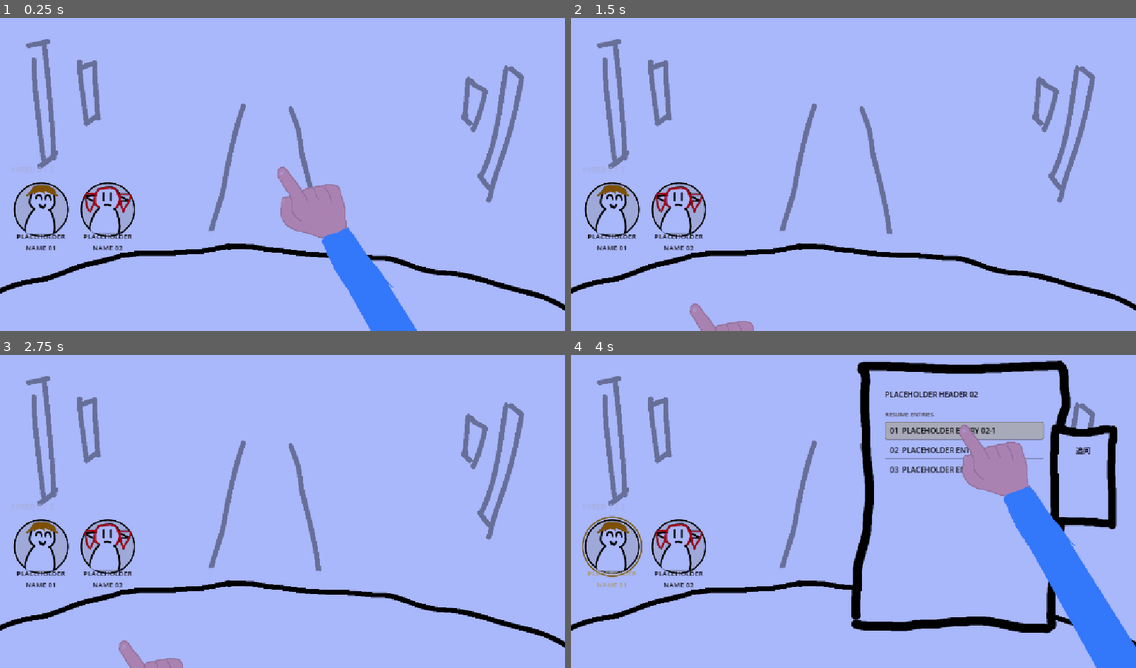
Above: before the commit, frames 1-4 (two rows, left to right).
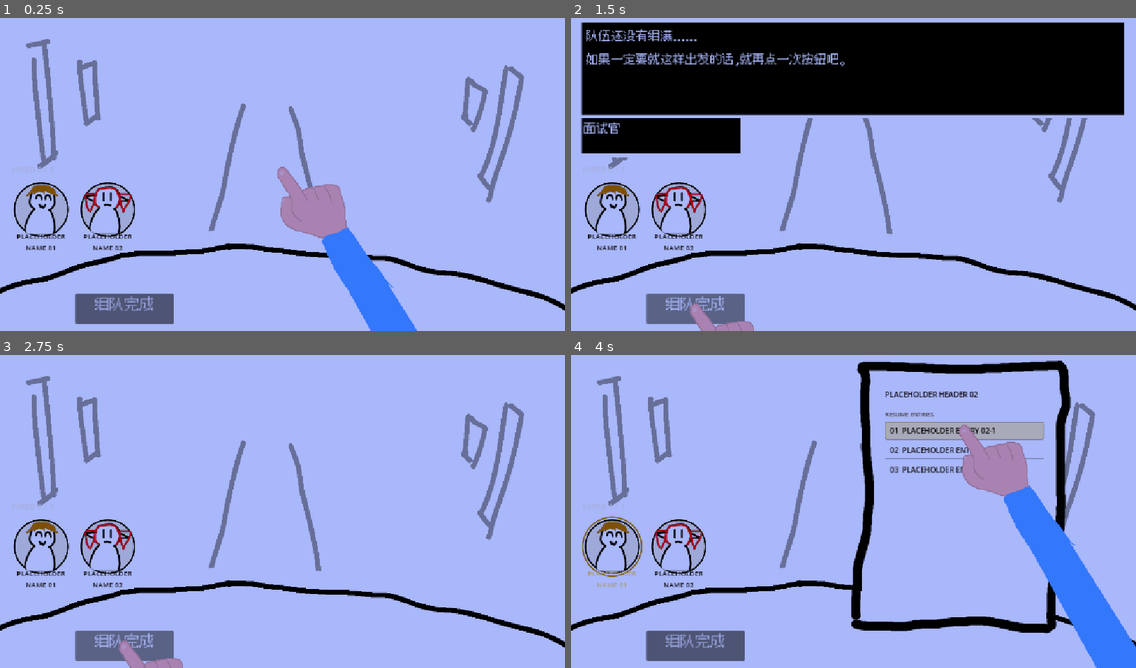
Above: after the commit, the same moments.

Repository: Dilute-l/projectYuusha
Game: Godot game, scene res://scenes/day/team_builder/team_builder.tscn
The game is run twice, just before and just after one commit, with the same random seed, the same clock (stepped at 60 frames per second) and the same inputs. This scene is started directly instead of the project's main scene.
Inputs (mouse positions are in pixels of both pictures, inside the frame that each line leads up to):
- Up to frame 1 (0.25 s): no input
- Up to frame 2 (1.5 s): click (695, 309) at 0.5 s, where only the run after the commit has a clickable "组队完成"; click (695, 309) at 1.25 s, where only the run after the commit has a clickable "组队完成"
- Up to frame 3 (2.75 s): click (124, 646) at 2 s, where only the run after the commit has a clickable "组队完成"
- Up to frame 4 (4 s): tap Enter at 2.75 s; drag from (610, 555) to (910, 439) at 2.77 s; click "01 PLACEHOLDER ENTRY 02-1" at 3.5 s

The runs differ from the first frame. In frame 1, 1.7% of the frame differs, in the area x 13-31%, y 88-98%; in frame 2, 33%, in the area x 1-98%, y 1-98%; in frame 3, 1.5%; in frame 4, 3.7%.

Commit message:
完善组队页，并修掉切阶段时鼠标跑出来的问题

Diff:
--- a/data/candidates/c_0001.tres
+++ b/data/candidates/c_0001.tres
@@ -1,9 +1,9 @@
-[gd_resource type="Resource" script_class="CandidateResource" format=3]
+[gd_resource type="Resource" script_class="CandidateResource" format=3 uid="uid://bxefm6k8tg5mj"]
 
-[ext_resource type="Resource" path="res://data/jobs/fighter.tres" id="1_t5hr5"]
-[ext_resource type="Script" path="res://scripts/resources/resume_entry.gd" id="2_03i2x"]
-[ext_resource type="Script" path="res://scripts/resources/candidate_resource.gd" id="3_uhahd"]
-[ext_resource type="Script" path="res://scripts/resources/trait_def.gd" id="4_c5buv"]
+[ext_resource type="Resource" uid="uid://4god4uyebf7b" path="res://data/jobs/fighter.tres" id="1_t5hr5"]
+[ext_resource type="Script" uid="uid://dt1320p3shkn3" path="res://scripts/resources/resume_entry.gd" id="2_03i2x"]
+[ext_resource type="Script" uid="uid://b6hdx75y270ce" path="res://scripts/resources/candidate_resource.gd" id="3_uhahd"]
+[ext_resource type="Script" uid="uid://cehp2g45qfcng" path="res://scripts/resources/trait_def.gd" id="4_c5buv"]
 [ext_resource type="Resource" path="res://data/traits/hot_blooded.tres" id="5_jqw4j"]
 [ext_resource type="Resource" path="res://data/traits/greedy.tres" id="6_6pftd"]
 
--- a/data/candidates/c_0002.tres
+++ b/data/candidates/c_0002.tres
@@ -1,9 +1,9 @@
-[gd_resource type="Resource" script_class="CandidateResource" format=3]
+[gd_resource type="Resource" script_class="CandidateResource" format=3 uid="uid://bcgnfso0nibhj"]
 
-[ext_resource type="Resource" path="res://data/jobs/mage.tres" id="1_cq7tv"]
-[ext_resource type="Script" path="res://scripts/resources/resume_entry.gd" id="2_niqee"]
-[ext_resource type="Script" path="res://scripts/resources/candidate_resource.gd" id="3_v1fib"]
-[ext_resource type="Script" path="res://scripts/resources/trait_def.gd" id="4_y71v0"]
+[ext_resource type="Resource" uid="uid://dfs1p8h23prax" path="res://data/jobs/mage.tres" id="1_cq7tv"]
+[ext_resource type="Script" uid="uid://dt1320p3shkn3" path="res://scripts/resources/resume_entry.gd" id="2_niqee"]
+[ext_resource type="Script" uid="uid://b6hdx75y270ce" path="res://scripts/resources/candidate_resource.gd" id="3_v1fib"]
+[ext_resource type="Script" uid="uid://cehp2g45qfcng" path="res://scripts/resources/trait_def.gd" id="4_y71v0"]
 [ext_resource type="Resource" path="res://data/traits/calm.tres" id="5_lsk4f"]
 
 [sub_resource type="Resource" id="Resource_lt04f"]
--- a/data/days/day_01.tres
+++ b/data/days/day_01.tres
@@ -1,9 +1,9 @@
-[gd_resource type="Resource" script_class="DayConfig" format=3]
+[gd_resource type="Resource" script_class="DayConfig" format=3 uid="uid://crs8vnn57p4gy"]
 
-[ext_resource type="Script" path="res://scripts/resources/candidate_resource.gd" id="1_bn2or"]
-[ext_resource type="Resource" path="res://data/candidates/c_0001.tres" id="2_2bme4"]
-[ext_resource type="Resource" path="res://data/candidates/c_0002.tres" id="3_qx7fi"]
-[ext_resource type="Script" path="res://scripts/resources/day_config.gd" id="4_85kq1"]
+[ext_resource type="Script" uid="uid://b6hdx75y270ce" path="res://scripts/resources/candidate_resource.gd" id="1_bn2or"]
+[ext_resource type="Resource" uid="uid://bxefm6k8tg5mj" path="res://data/candidates/c_0001.tres" id="2_2bme4"]
+[ext_resource type="Resource" uid="uid://bcgnfso0nibhj" path="res://data/candidates/c_0002.tres" id="3_qx7fi"]
+[ext_resource type="Script" uid="uid://cdc3hqvgn7pk2" path="res://scripts/resources/day_config.gd" id="4_85kq1"]
 
 [resource]
 script = ExtResource("4_85kq1")
--- a/data/dialogue.json
+++ b/data/dialogue.json
@@ -64,5 +64,8 @@
   ],
 	"day-1_driver":[
 	{ "speaker_name": "车夫", "text": "恰拉拉，我还不会说话。\nif you see this means something goes wrong" }
+  ],
+	"team_not_full":[
+	{ "speaker_name": "面试官", "text": "队伍还没有组满……\n如果一定要就这样出发的话，就再点一次按钮吧。" }
   ]
 }
--- a/project.godot
+++ b/project.godot
@@ -29,7 +29,6 @@
 [display]
 
 window/stretch/mode="canvas_items"
-window/stretch/aspect="expand"
 
 [editor_plugins]
 
--- a/scenes/common/haohan.gd
+++ b/scenes/common/haohan.gd
@@ -12,14 +12,33 @@
 
 @onready var _hand: Sprite2D = get_node_or_null("Hand")
 
+## 当前在树上的 haohan 数量。
+##
+## 为什么要计数：切换阶段场景走的是 `queue_free()` + `add_child()`，而 queue_free 是
+## **延迟**释放的 —— 本帧旧场景还挂在树上。于是时序变成：
+##
+##     新场景 _ready()   → 藏起系统光标（CONFINED_HIDDEN）
+##     —— 帧末 ——
+##     旧场景真正退场     → _exit_tree() → 又恢复成 VISIBLE
+##
+## 结果就是「一跳阶段，鼠标从隐藏+限制变回显示+不限制」。
+## 有了计数：只要有任何一个 haohan 还活着就不恢复光标，**最后一个走了才恢复** ——
+## 回菜单 / 结局那种需要真光标的场合（ending.tscn 里没有手）本来就该恢复。
+static var _live_count: int = 0
+
 
 func _ready() -> void:
+	_live_count += 1
 	# 隐藏系统光标，并限制在窗口内，避免手跑出窗口卡住
 	Input.set_mouse_mode(Input.MOUSE_MODE_CONFINED_HIDDEN)
 
 
 func _exit_tree() -> void:
-	# 手被移除时恢复光标，否则回到菜单会没有光标点不了按钮
+	_live_count = maxi(_live_count - 1, 0)
+	if _live_count > 0:
+		# 还有别的手在（通常就是刚挂上来的那个新场景）：别把系统光标放出来
+		return
+	# 手全没了：恢复光标，否则回到菜单会没有光标点不了按钮
 	Input.set_mouse_mode(Input.MOUSE_MODE_VISIBLE)
 
 
--- a/scenes/day/day_loop.gd
+++ b/scenes/day/day_loop.gd
@@ -160,6 +160,16 @@
 
 func _clear_phase_instance() -> void:
 	if _phase_instance != null:
+		# 先断开「进入阶段」的全局广播，再释放。
+		#
+		# queue_free() 是**延迟**释放的：本帧它还在树上，day_phase_entered 一发它照样收到 ——
+		# 而那时它读到的状态已经是「下一天 / 下一个阶段」的了。
+		# 表现之一是每天换天时那条「当天的战报还没生成」警告；更值得担心的是
+		# 退场中的场景会把 set_phase() 里的一次性动作照做一遍（播对话、重置计数，
+		# 甚至 _defer_phase_finished），理论上能多推一个阶段。
+		var cb := Callable(_phase_instance, "set_phase")
+		if EventBus.day_phase_entered.is_connected(cb):
+			EventBus.day_phase_entered.disconnect(cb)
 		_phase_instance.queue_free()
 		_phase_instance = null
 	_phase_scene_key = &""
--- a/scenes/day/day_loop.tscn
+++ b/scenes/day/day_loop.tscn
@@ -5,8 +5,11 @@
 [node name="DayLoop" type="Node" unique_id=539264072]
 script = ExtResource("1_yek01")
 
+[node name="PhaseContainer" type="Node" parent="." unique_id=1689580800]
+
 [node name="FlowHud" type="CanvasLayer" parent="." unique_id=942022579]
 layer = 10
+visible = false
 
 [node name="Hud" type="Control" parent="FlowHud" unique_id=616640023]
 layout_mode = 3
@@ -23,6 +26,8 @@
 anchors_preset = 15
 anchor_right = 1.0
 anchor_bottom = 1.0
+grow_horizontal = 2
+grow_vertical = 2
 mouse_filter = 2
 color = Color(0.06, 0.06, 0.09, 0.75)
 
@@ -70,5 +75,3 @@
 [node name="NextButton" type="Button" parent="FlowHud/Hud/Margin/Layout" unique_id=1311675672]
 layout_mode = 2
 text = "Continue  >"
-
-[node name="PhaseContainer" type="Node" parent="." unique_id=1689580800]
--- a/scenes/day/interview/resume/resume.gd
+++ b/scenes/day/interview/resume/resume.gd
@@ -28,6 +28,13 @@
 
 ## 当前铺在纸上的那位候选人；null = 纸是空的
 var _candidate: CandidateResource = null
+
+## 点词条时是否弹出「追问」菜单。
+##
+## interview 里要弹（追问是面试的核心玩法）；team_builder 复用同一张简历，
+## 那边只是「翻一下看看」，不该冒出追问入口 —— 由调用方关掉（见 team_builder.gd）。
+## 默认 true = 保持 interview 现有的行为，谁要关谁自己关。
+@export var token_menu_enabled: bool = true
 
 
 func _ready() -> void:
@@ -132,6 +139,10 @@
 ## 点了某一条词条 → 在它旁边弹出菜单（§6.2 的第一步）。
 ## 菜单里那个「追问」的后续见 _on_ask_requested。
 func _on_token_selected(entry_index: int) -> void:
+	# 关掉追问入口的场合（team_builder）：点词条什么也不发生。
+	# 词条本身仍然可点、悬停高亮照旧，只是不弹菜单。
+	if not token_menu_enabled:
+		return
 	var token := _token_list.get_child(entry_index) as Control
 	if token == null or not token.visible:
 		return
@@ -144,6 +155,9 @@
 ## 这不是洁癖 —— `resume.tscn` 在 `team_builder.tscn` 里也被复用（组队时要翻简历），
 ## 那边根本没有 Dialoguer，所以这里不能去 `get_node("../Dialoguer")`。
 func _on_ask_requested(entry_index: int) -> void:
+	# 入口关掉时这里也不该有动作：菜单虽然弹不出来，但别留后门
+	if not token_menu_enabled:
+		return
 	# 先收菜单：菜单只有巴掌大，留着会和对话框叠在一起
 	_token_menu.close()
 
--- a/scenes/day/interview/resume/resume_token_menu.gd
+++ b/scenes/day/interview/resume/resume_token_menu.gd
@@ -11,8 +11,11 @@
 ## 1) 面板**按纹理原生尺寸摆，不拉伸**。手绘边框拉变形会很难看；窗口缩放这件事
 ##    由 project.godot 的 stretch/mode=canvas_items 统一负责，不需要在这里再缩一遍。
 ## 2) 位置不是写死的：open_for() 现算词条的 global rect 再摆；
-##    aspect=expand 下画布会随窗口比例变大变小，所以还监听 viewport 的 size_changed
-##    重算一次 —— 先贴右边，右边放不下翻到左边，最后整体夹进画布，任何尺寸都不被切掉。
+##    还监听 viewport 的 size_changed 重算一次 —— 先贴右边，右边放不下翻到左边，
+##    最后整体夹进画布，任何尺寸都不被切掉。
+##    注意：主画布在 project.godot 的 aspect=keep 下恒为 1152×648、不随窗口变，
+##    所以这条路径平时不会触发；但 tools/smoke_resume_menu.gd 用 SubViewport
+##    自己造不同尺寸的画布，靠的就是它 —— 别删。
 
 ## 「追问」被点击，由 resume.gd 订阅后广播 resume_entry_asked（§10.7）。
 signal ask_requested(entry_index: int)
@@ -47,7 +50,9 @@
 	visible = false
 	if not _ask_button.pressed.is_connected(_on_ask_pressed):
 		_ask_button.pressed.connect(_on_ask_pressed)
-	# 画布尺寸变化（aspect=expand 下窗口比例一变画布就会变大）后重新摆一次
+	# 画布尺寸变化后重新摆一次。
+	# 主画布在 aspect=keep 下恒为 1152×648、不随窗口变，所以平时不会触发；
+	# tools/smoke_resume_menu.gd 用 SubViewport 造不同尺寸的画布，走的就是这条。
 	var vp := get_viewport()
 	if vp != null and not vp.size_changed.is_connected(_reposition):
 		vp.size_changed.connect(_reposition)
--- a/scenes/day/team_builder/candidate.gd
+++ b/scenes/day/team_builder/candidate.gd
@@ -42,11 +42,19 @@
 const NAME_COLOR := Color(0.12, 0.1, 0.09, 1)
 const NAME_HIRED_COLOR := Color(0.99, 0.85, 0.5, 1)
 
+## 锁住时的整体压暗（modulate 是**乘**上去的，所以看起来是"褪色 + 变暗"）。
+## 用 modulate 而不是逐处改颜色：一处生效、头像和名字一起变暗，也不用动 _draw()。
+const LOCKED_MODULATE := Color(0.52, 0.52, 0.58, 0.8)
+
 ## 本条目对应的候选人（null = 空条目，什么也不画）
 var candidate: CandidateResource = null
 
 ## 是否已被标记为录用（标记的**真身**在 GameState.current_team，这里只是显示状态）
 var hired: bool = false
+
+## 是否「现在点不了」（名额已满、且本条又还没被选中）。
+## 判定不是这里做的：上层用 TeamValidator 算完传进来（§0：表现层不写规则）。
+var locked: bool = false
 
 ## 鼠标是否停在本条目上
 var _hovered: bool = false
@@ -87,6 +95,21 @@
 	return hired
 
 
+## 显示层标记「现在点不了」。**不写 GameState**，也不改变 hired。
+##
+## 锁住时：整块压暗 + 左键不再发 toggled。悬停**照旧有效** ——
+## 玩家还得能把这一位的简历翻出来看，才谈得上决定换谁。
+func set_locked(value: bool) -> void:
+	if locked == value:
+		return
+	locked = value
+	modulate = LOCKED_MODULATE if locked else Color(1, 1, 1, 1)
+
+
+func is_locked() -> bool:
+	return locked
+
+
 ## 当前头像贴图（没有候选人时为 null）。测试与调试用。
 func avatar_texture() -> Texture2D:
 	return _avatar.texture if _avatar != null else null
@@ -126,7 +149,12 @@
 
 ## 左键点一下 = 标记录用 / 再点一下撤销。
 ## 只认左键：右键、滚轮一概不响应（否则误触会把人选上又撤掉）。
+##
+## 锁住时直接不给出去：规则层（TeamValidator）也会拦住同一次点击，
+## 但"点不动"应该在这儿就表达出来，而不是让玩家点了没反应。
 func _gui_input(event: InputEvent) -> void:
+	if locked:
+		return
 	if event is InputEventMouseButton:
 		var button := event as InputEventMouseButton
 		if button.pressed and button.button_index == MOUSE_BUTTON_LEFT:
--- a/scenes/day/team_builder/team_builder.gd
+++ b/scenes/day/team_builder/team_builder.gd
@@ -11,6 +11,7 @@
 ##   名单   → GameState.current_candidates（data/days/day_XX.tres 写死的当日名单）
 ##   悬停   → 把这一位的简历铺到右半边（和面试同一个数据入口 Resume.set_candidate）
 ##   左键   → 在 GameState.current_team 里加上这一位；再点一次 = 从名单里去掉（撤销）
+##   名额   → 能不能加由 scripts/core/team/team_validator.gd 判定（§0：规则不在表现层）
 ##
 ## 「谁被录用了」是 GameState 的状态，不是 UI 的状态：本脚本只负责把名单同步给界面，
 ## 以及把界面的两个信号翻译成状态变更。§6 那些数值 / 相性规则一条都不在这里。
@@ -21,10 +22,22 @@
 
 @onready var _ui: TeamBuilderUI = get_node_or_null("TeamBuilderUI") as TeamBuilderUI
 @onready var _resume: Resume = get_node_or_null("Resume") as Resume
+@onready var _dialoguer: Dialoguer = get_node_or_null("Dialoguer") as Dialoguer
+
+## 「队伍没满，真的要走吗？」已经问过一次了 —— 再点一次就出发。
+##
+## 与 main_menu.gd 的 _exit_confirming 是同一个模式：**第一次点只提醒，第二次点才执行**。
+## 区别是它那里鼠标移出按钮就撤销（退出是破坏性操作，防误触）；
+## 这里改成「**改了队伍**才撤销」—— 因为要撤销的是「刚才那份名单确定要走吗」这个问题，
+## 名单一变，问题本身就作废了。而且鼠标移出就撤销会和"再点一次"天然打架
+## （要再点一次，鼠标难免要动）。
+var _confirming_incomplete := false
 
 
 func set_phase(new_phase: int) -> void:
 	_phase = new_phase
+	# 换阶段 = 上一次那个「确定要走吗」作废
+	_cancel_incomplete_confirm()
 
 
 func _ready() -> void:
@@ -40,6 +53,12 @@
 	elif GameState.current_candidates.is_empty():
 		GameState.load_day_candidates()
 
+	# 这里是「翻简历」，不是「面试」：resume.tscn 被复用过来，但点词条不该冒出
+	# 「追问」菜单 —— 追问是面试阶段才有的动作（见 resume.gd 的 token_menu_enabled）。
+	# 也可以改成在 team_builder.tscn 的 Resume 实例上覆盖这个 export，写在代码里更不容易漏。
+	if _resume != null:
+		_resume.token_menu_enabled = false
+
 	_wire_ui()
 	_refresh()
 
@@ -59,7 +78,7 @@
 		_ui.candidate_toggled.connect(_on_candidate_toggled)
 	_ui.set_slots(_today_slots())
 	_ui.set_candidates(GameState.current_candidates)
-	_ui.set_hired_ids(GameState.get_current_team())
+	_push_team_to_ui()
 
 
 ## 当日名额，来自 data/days/day_XX.tres 的 slots；数据没填就返回 0（表头只报人数）
@@ -68,6 +87,16 @@
 	return config.slots if config != null else 0
 
 
+## 把队伍状态推给界面：谁被选中 + 名额满了没有。
+## 「满没满」交给 TeamValidator 判，界面只负责画（§0）。
+func _push_team_to_ui() -> void:
+	if _ui == null:
+		return
+	var team := GameState.get_current_team()
+	_ui.set_hired_ids(team)
+	_ui.set_team_full(TeamValidator.is_full(team, _today_slots()))
+
+
 ## 一进组队，右半边是空的：还没悬停过任何一位（§12：鼠标移上去才展示）。
 func _refresh() -> void:
 	if _resume == null:
@@ -97,19 +126,33 @@
 ## 左键点一位：没在队里就加进去（标记为录用），已在队里就拿出来（撤销）。
 ##
 ## 真身是 GameState.current_team（§2：本日过程量，不入存档），这里只是在改它。
+## 「还能不能再加一位」是规则，问 TeamValidator。
 func _on_candidate_toggled(candidate: CandidateResource) -> void:
 	if candidate == null:
 		return
 
+	# 队伍一改，「刚才那份名单确定要走吗」这个问题就作废了
+	_cancel_incomplete_confirm()
+
+	var slots := _today_slots()
 	var team := GameState.get_current_team()
+
 	if team.has(candidate.id):
+		# 撤销**永远**允许 —— 否则满员之后玩家就换不了人了
 		team.erase(candidate.id)
 	else:
+		var verdict := TeamValidator.can_add(team, slots, candidate.id)
+		if not bool(verdict.get("ok", false)):
+			var reason := StringName(verdict.get("reason", &""))
+			# 「满了」是玩家看得见的正常状态（头像已经变灰），不必刷警告；
+			# 另外两种说明调用方出了问题 —— 要响，不要吞。
+			if reason != TeamValidator.REASON_FULL:
+				push_warning("[TeamBuilder] %s 加不进队伍：%s" % [candidate.id, reason])
+			return
 		team.append(candidate.id)
+
 	GameState.set_current_team(team)
-
-	if _ui != null:
-		_ui.set_hired_ids(team)
+	_push_team_to_ui()
 
 	# 点一下也把这位的简历铺上：正常路径下悬停已经铺过了，
 	# 但「没悬停就点到」（键盘 / 脚本 / 手速）这条路径也说得通。
@@ -119,3 +162,66 @@
 ## 当前被标记为录用的 id（= GameState.current_team 的快照）。调试 / 测试用。
 func hired_ids() -> Array[StringName]:
 	return GameState.get_current_team()
+
+
+# ---------------------------------------------------------------------------
+# 出发
+# ---------------------------------------------------------------------------
+
+
+## 玩家点了「组队完成」。
+##
+##   队伍**已满**   → 立刻出发
+##   队伍**没满**   → 先播 team_not_full 提醒，**再点一次**才出发（同主菜单退出按钮）
+##   当天没有名额数据 → 也直接出发（数据没填是开发期问题，不该变成玩家的疑问）
+##
+## 注意第二下的实际路径：提醒对话开着时，Dialoguer 会吃掉左键（dialoguer.gd 的 _input），
+## 所以玩家得先把这段对话点完收起来，那一下才会真的落到按钮上 —— 主菜单的退出按钮同理。
+func _on_confirm_pressed() -> void:
+	if _confirming_incomplete:
+		_depart()
+		return
+
+	var slots := _today_slots()
+	if not TeamValidator.has_quota(slots) or _is_team_full():
+		_depart()
+		return
+
+	_confirming_incomplete = true
+	if not _play_dialogue("team_not_full"):
+		# 提醒文案缺失 / 没有对话框 —— 不能因此把玩家卡在这里
+		push_warning("[TeamBuilder] team_not_full 播不出来，直接出发")
+		_depart()
+
+
+## 今日队伍是否已满。判定在 TeamValidator（§0），这里只负责把数据凑齐。
+func _is_team_full() -> bool:
+	return TeamValidator.is_full(GameState.get_current_team(), _today_slots())
+
+
+## 真的出发：报告本阶段结束，换阶段 / 换天 / 进结局由 day_loop 问 DayDirector 决定。
+func _depart() -> void:
+	_confirming_incomplete = false
+	phase_finished.emit()
+
+
+## 撤销「确定要走吗」：换阶段、或改了队伍时调用。
+## 和 main_menu.gd 的 _cancel_exit_confirm 同一套做法 —— 连同对话框一起收掉，
+## 否则它还开着、还会继续吃左键。
+func _cancel_incomplete_confirm() -> void:
+	if not _confirming_incomplete:
+		return
+	_confirming_incomplete = false
+	if _dialoguer != null:
+		_dialoguer.visible = false
+
+
+## 播一段对话。找不到 Dialoguer、或那段 id 不存在，都返回 false 让调用方决定怎么兜。
+func _play_dialogue(id: String) -> bool:
+	if _dialoguer == null:
+		push_error("[TeamBuilder] 找不到 Dialoguer")
+		return false
+	if not _dialoguer.typer.load_dialogue(id):
+		return false
+	_dialoguer.play()
+	return true
--- a/scenes/day/team_builder/team_builder.tscn
+++ b/scenes/day/team_builder/team_builder.tscn
@@ -6,6 +6,7 @@
 [ext_resource type="PackedScene" uid="uid://dea2r2q3154fk" path="res://scenes/common/haohan.tscn" id="3_0x3h0"]
 [ext_resource type="PackedScene" uid="uid://ctmyyt3n6ch2r" path="res://scenes/common/dialoguer.tscn" id="4_cvggo"]
 [ext_resource type="PackedScene" path="res://scenes/day/team_builder/team_builder_ui.tscn" id="5_tbui"]
+[ext_resource type="FontFile" uid="uid://dorb4fg0c836s" path="res://assets/fonts/Silver.ttf" id="6_cljne"]
 [ext_resource type="PackedScene" uid="uid://btulexr2cglap" path="res://scenes/day/interview/resume/resume.tscn" id="6_resume"]
 
 [node name="TeamBuilder" type="Control" unique_id=461966639]
@@ -21,16 +22,24 @@
 texture = ExtResource("2_cvggo")
 centered = false
 
-[node name="TeamBuilderUI" parent="." instance=ExtResource("5_tbui")]
+[node name="TeamBuilderUI" parent="." unique_id=1282000125 instance=ExtResource("5_tbui")]
+layout_mode = 1
+
+[node name="Resume" parent="." unique_id=215054407 instance=ExtResource("6_resume")]
+visible = false
 layout_mode = 1
 grow_horizontal = 2
 grow_vertical = 2
 
-[node name="Resume" parent="." instance=ExtResource("6_resume")]
-visible = false
-layout_mode = 1
-grow_horizontal = 2
-grow_vertical = 2
+[node name="Confirm" type="Button" parent="." unique_id=1282773667]
+layout_mode = 0
+offset_left = 154.0
+offset_top = 572.0
+offset_right = 354.0
+offset_bottom = 634.0
+theme_override_fonts/font = ExtResource("6_cljne")
+theme_override_font_sizes/font_size = 48
+text = "组队完成"
 
 [node name="Haohan" parent="." unique_id=1395832866 instance=ExtResource("3_0x3h0")]
 layout_mode = 0
@@ -41,3 +50,5 @@
 [node name="Dialoguer" parent="." unique_id=408599518 instance=ExtResource("4_cvggo")]
 visible = false
 layout_mode = 0
+
+[connection signal="pressed" from="Confirm" to="." method="_on_confirm_pressed"]
--- a/scenes/day/team_builder/team_builder_ui.gd
+++ b/scenes/day/team_builder/team_builder_ui.gd
@@ -27,6 +27,10 @@
 
 ## 当日名额（来自 DayConfig.slots）；<= 0 表示数据还没填，表头只报已录用人数
 var _slots: int = 0
+
+## 名额是否已满。**由上层用 TeamValidator 判定后传进来** ——
+## 「算不算满」是规则，不在本控件里再算一遍（§0）。
+var _team_full: bool = false
 
 
 func _ready() -> void:
@@ -72,12 +76,28 @@
 			continue
 		entry.set_hired(entry.candidate != null and ids.has(entry.candidate.id))
 	_refresh_header()
+	_apply_lock()
 
 
 ## 当日名额（data/days/day_XX.tres 的 slots）
 func set_slots(slots: int) -> void:
 	_slots = slots
 	_refresh_header()
+	_apply_lock()
+
+
+## 名额满了没有 —— 由上层用 TeamValidator 判定后传进来（§0：规则不在这儿重算一遍）。
+## 满了就把**还没选中**的条目锁住（变灰 + 点击无效）；已选中的不锁，玩家要能点它们撤销。
+func set_team_full(full: bool) -> void:
+	if _team_full == full:
+		return
+	_team_full = full
+	_apply_lock()
+
+
+func _apply_lock() -> void:
+	for entry in entries():
+		entry.set_locked(_team_full and not entry.is_hired())
 
 
 # ---------------------------------------------------------------------------
--- /dev/null
+++ b/scripts/core/team/team_validator.gd
@@ -0,0 +1,53 @@
+class_name TeamValidator
+extends RefCounted
+
+## 组队校验（ARCHITECTURE.md §6.4 / §0）。**纯静态：不碰节点、不读 GameState、不改状态**。
+##
+## 「今天这一队能带几个人」「这位能不能进队」都是**规则**，所以落在这里；
+## team_builder.gd 只负责在玩家点击时问一句，然后照着改 GameState。
+##
+## 队伍与名额都由调用方传进来 —— 本类不认识 GameState，所以不需要场景树就能直接测。
+
+## can_add() 的 reason 取值
+const REASON_OK := &"ok"
+const REASON_INVALID_ID := &"invalid_id"      ## 传进来一个空 id
+const REASON_ALREADY_IN := &"already_in"      ## 已经在队里了
+const REASON_FULL := &"full"                  ## 名额已满
+
+
+## 当天是否**真有**名额数据。slots <= 0 = data/days 里还没填，
+## 这时既不限制玩家，也不该拿它去问「确定要走吗」。
+static func has_quota(slots: int) -> bool:
+	return slots > 0
+
+
+## 名额是否已经用满。
+##
+## **`slots <= 0` 返回 false**（= 没有名额限制），不是 true —— 这一点很要紧：
+## 数据没填时如果算「满」，玩家就一个人都加不进来了。
+static func is_full(team_ids: Array[StringName], slots: int) -> bool:
+	if not has_quota(slots):
+		return false
+	return team_ids.size() >= slots
+
+
+## 还能再带几个人；没有名额数据时返回 -1（表示「不限」）。
+static func remaining(team_ids: Array[StringName], slots: int) -> int:
+	if not has_quota(slots):
+		return -1
+	return maxi(slots - team_ids.size(), 0)
+
+
+## 能不能把 candidate_id 加进这一队。
+## 返回 { "ok": bool, "reason": StringName }，reason 取上面那四个常量。
+##
+## 注意：本函数**只管「能不能加」**，不管「撤下来」—— 撤销永远允许，
+## 否则满员之后玩家就没法换人了。
+static func can_add(team_ids: Array[StringName], slots: int, candidate_id: StringName) -> Dictionary:
+	if candidate_id == &"":
+		return { "ok": false, "reason": REASON_INVALID_ID }
+	if team_ids.has(candidate_id):
+		return { "ok": false, "reason": REASON_ALREADY_IN }
+	if is_full(team_ids, slots):
+		return { "ok": false, "reason": REASON_FULL }
+	return { "ok": true, "reason": REASON_OK }
Not shown, added: scripts/core/team/team_validator.gd.uid
Not shown, changed: ARCHITECTURE.md
